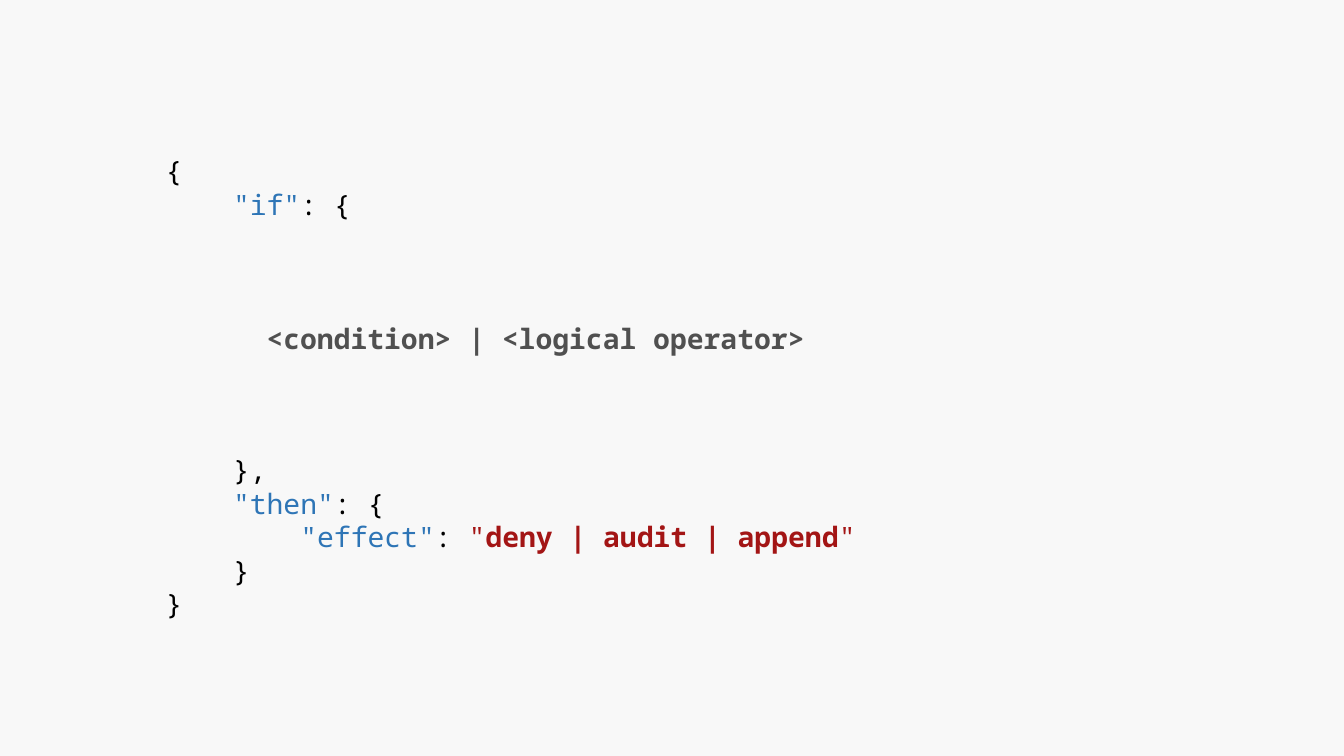
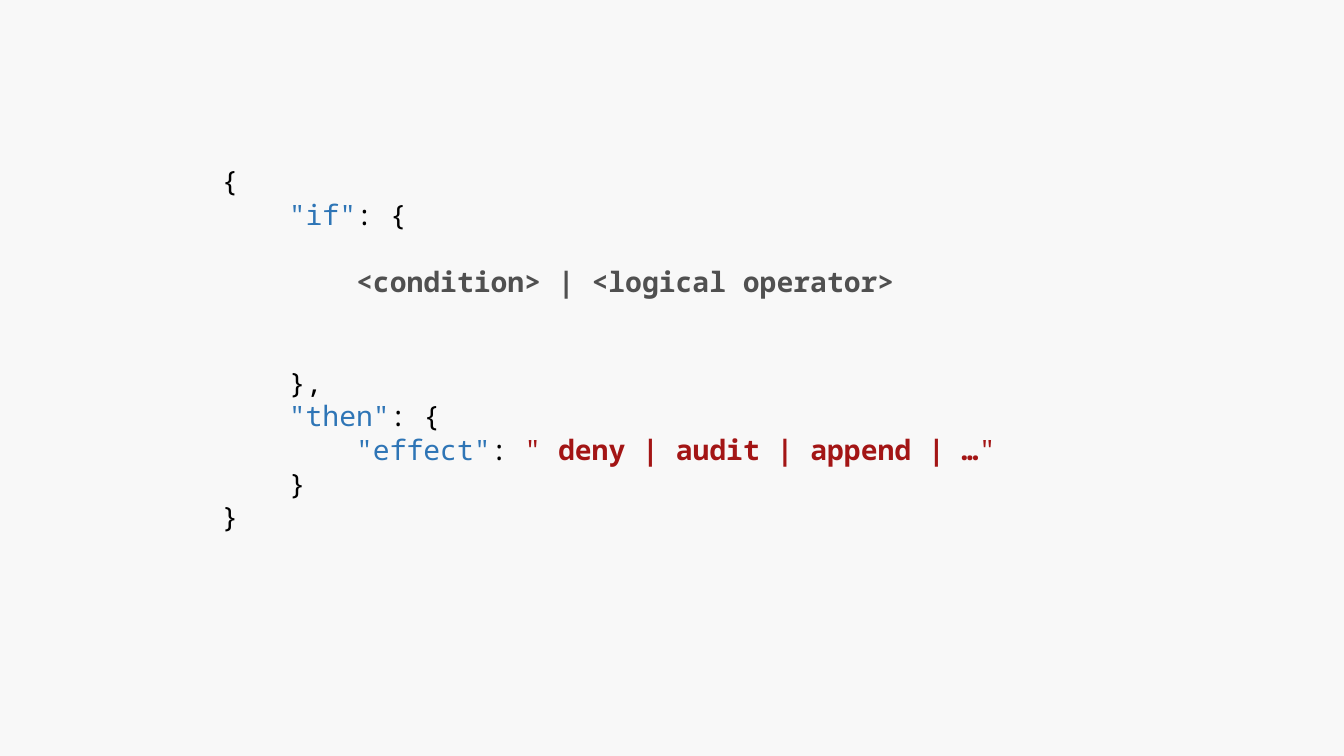
Before and after one commit to AzureUserGroupBulgaria/Meetups2017, a slide deck: slide 14 of 09-September/policies/presentation.pptx. Drawn at 1344x756 pixels with LibreOffice and Linux fonts; fonts in the diff are those of the drawing. Boxes give left, top, right and bottom in pixels: in the first picture for what was removed or moved away, otherwise in the second. Text is boxed around its words. In the diff, an @@ line names an element or a change of style, - is before the commit and + after.

```diff
--- a/09-September/policies/presentation.pptx
+++ b/09-September/policies/presentation.pptx
@@ text "{": place and size @@
-text "{" at (233,193,856,554)
+text "{" at (289,203,911,467)
@@ text at (356,438,911,467): text changed @@
-"effect": "deny | audit | append"
+"effect": " deny | audit | append | …"
```
Also in this commit, not shown: 4 other slides changed, 1 slide added, 1 slide removed, 3 other files.
